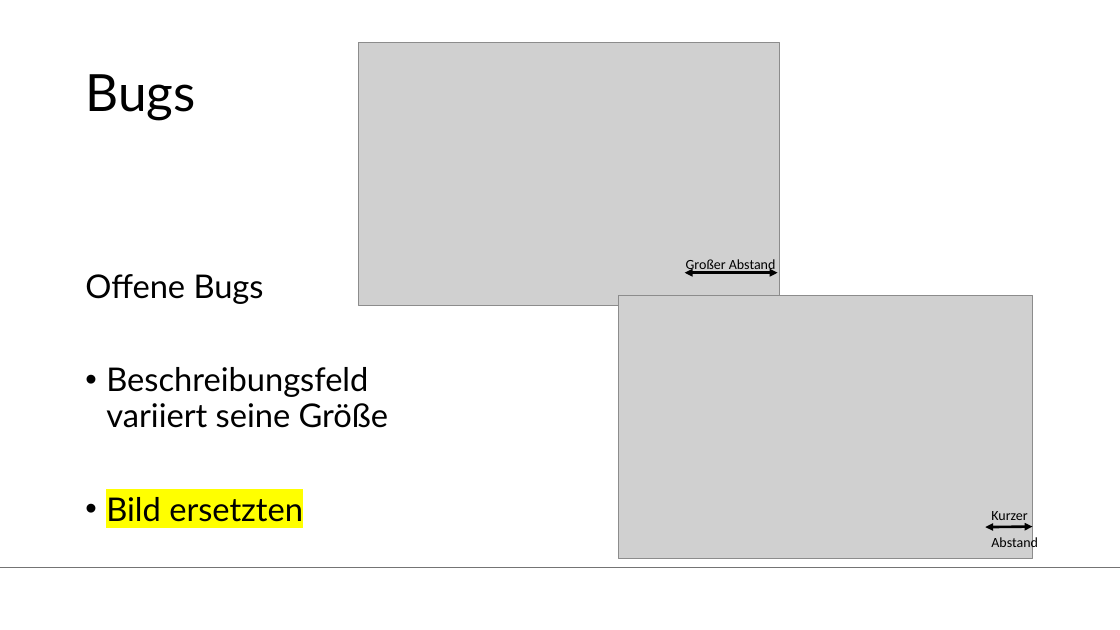
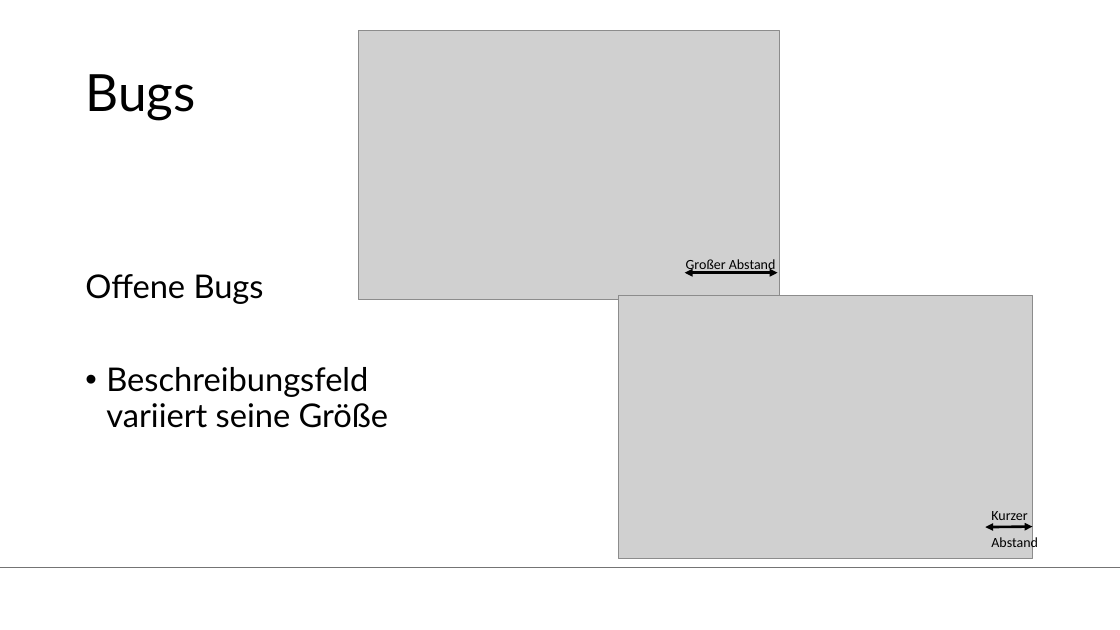
Before and after one commit to Tristan-Bihler/2_Semester_Projekt, a slide deck: slide 7 of Dokumentation/Folien Carina.pptx. Drawn at 1120x630 pixels with LibreOffice and Linux fonts; fonts in the diff are those of the drawing; grey boxes stand for pictures; background and template pictures are left out. Boxes give left, top, right and bottom in pixels: in the first picture for what was removed or moved away, otherwise in the second. Text is boxed around its words. In the diff, an @@ line names an element or a change of style, - is before the commit and + after.

```diff
--- a/Dokumentation/Folien Carina.pptx
+++ b/Dokumentation/Folien Carina.pptx
@@ picture: place and size @@
-picture at (359, 43, 780, 306)
+picture at (358, 30, 779, 299)
@@ text at (106, 497, 303, 522): paragraph removed @@
-• Bild ersetzten
```
Also in this commit, not shown: 2 other slides changed, 1 slide added.
